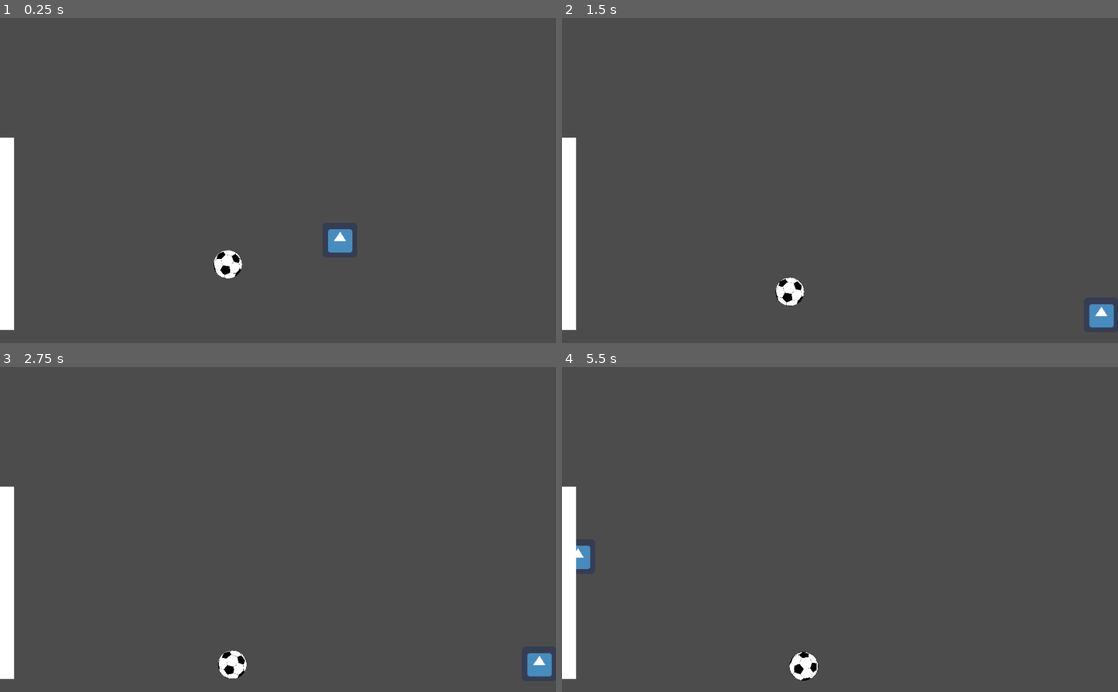
Above: before the commit, frames 1-4 (two rows, left to right).
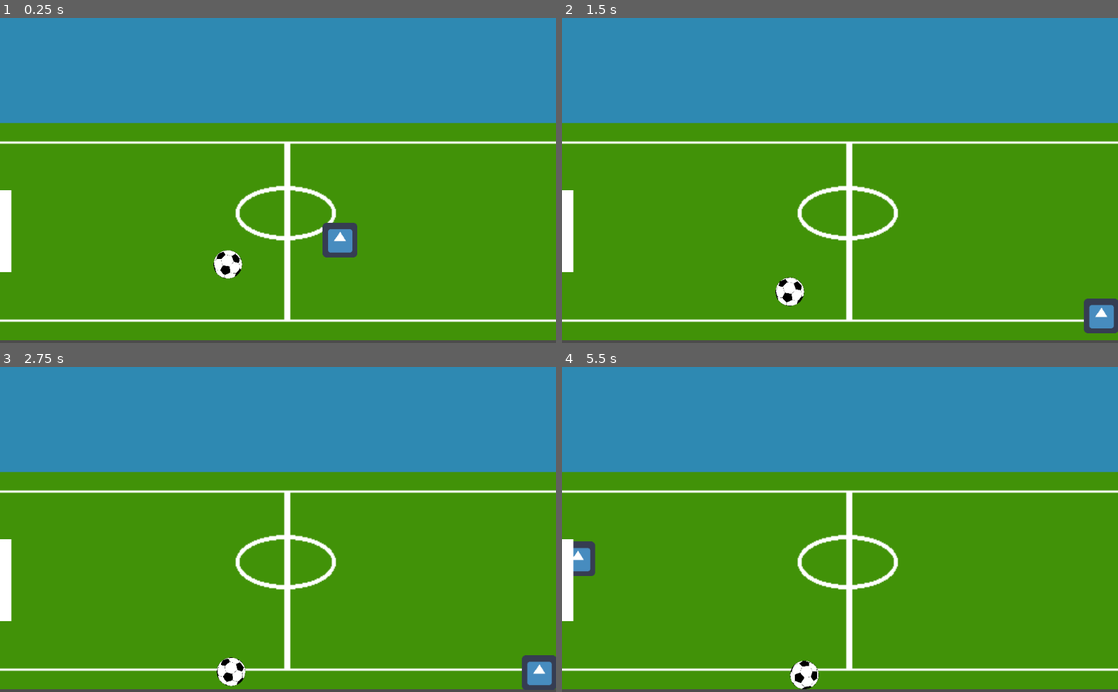
Above: after the commit, the same moments.

Repository: xDeviOfficial/foot-play
Game: Godot game, scene res://Game.tscn
Two runs of this game, one before a commit and one after it. Both use one fixed random seed, a clock stepped at 60 frames per second and the inputs below. The engine's default icon, where the game draws it, is replaced by a stand-in: a white triangle on a blue panel in a dark square.
Inputs:
- Up to frame 1 (0.25 s): no input
- Up to frame 2 (1.5 s): hold Right (ui_right) 0.53-1.28 s; hold Down (ui_down) from 1.28 s (still down)
- Up to frame 3 (2.75 s): release Down (ui_down) at 2.03 s; hold Right (ui_right) from 2.03 s (still down)
- Up to frame 4 (5.5 s): release Right (ui_right) at 2.78 s; hold Up (ui_up) 2.78-3.53 s; hold Left (ui_left) 3.53-5.03 s; hold Down (ui_down) from 5.03 s (still down)

The runs differ from the first frame. In frame 1, 98% of the frame differs, in the area x 0-100%, y 0-100%; in frame 2, 98%; in frame 3, 98%; in frame 4, 98%.

Commit message:
Add Textures

Diff:
--- a/Game.tscn
+++ b/Game.tscn
@@ -1,46 +1,58 @@
-[gd_scene load_steps=16 format=2]
+[gd_scene load_steps=18 format=2]
 
 [ext_resource path="res://Game.gd" type="Script" id=1]
-[ext_resource path="res://PlayerBody.gd" type="Script" id=2]
-[ext_resource path="res://icon.png" type="Texture" id=3]
-[ext_resource path="res://Ball.gd" type="Script" id=4]
-[ext_resource path="res://Soccerball.svg" type="Texture" id=5]
-[ext_resource path="res://GoalObject.gd" type="Script" id=6]
-[ext_resource path="res://Goal.png" type="Texture" id=7]
+[ext_resource path="res://sky.png" type="Texture" id=2]
+[ext_resource path="res://playArea.png" type="Texture" id=3]
+[ext_resource path="res://PlayerBody.gd" type="Script" id=4]
+[ext_resource path="res://icon.png" type="Texture" id=5]
+[ext_resource path="res://Ball.gd" type="Script" id=6]
+[ext_resource path="res://Soccerball.svg" type="Texture" id=7]
+[ext_resource path="res://GoalObject.gd" type="Script" id=8]
+[ext_resource path="res://Goal.png" type="Texture" id=9]
 
 [sub_resource type="RectangleShape2D" id=1]
 extents = Vector2( 30, 30 )
 
-[sub_resource type="PhysicsMaterial" id=8]
+[sub_resource type="PhysicsMaterial" id=2]
 bounce = 0.4
 
-[sub_resource type="CircleShape2D" id=2]
+[sub_resource type="CircleShape2D" id=3]
 radius = 26.0
 
-[sub_resource type="RectangleShape2D" id=3]
+[sub_resource type="RectangleShape2D" id=4]
 extents = Vector2( 614.039, 10 )
 
-[sub_resource type="RectangleShape2D" id=4]
+[sub_resource type="RectangleShape2D" id=5]
 extents = Vector2( 10, 399.617 )
 
-[sub_resource type="RectangleShape2D" id=5]
+[sub_resource type="RectangleShape2D" id=6]
 extents = Vector2( 820, 10 )
 
-[sub_resource type="RectangleShape2D" id=6]
+[sub_resource type="RectangleShape2D" id=7]
 extents = Vector2( 10, 395.632 )
 
-[sub_resource type="RectangleShape2D" id=7]
-extents = Vector2( 13.2819, 182.712 )
+[sub_resource type="RectangleShape2D" id=8]
+extents = Vector2( 13.2819, 88.4422 )
 
 [node name="PlayerScene" type="Node2D"]
 position = Vector2( 626.075, 409.97 )
 script = ExtResource( 1 )
 
+[node name="sky" type="Sprite" parent="."]
+position = Vector2( -93.9982, -300.568 )
+scale = Vector2( 1.86694, 1.20864 )
+texture = ExtResource( 2 )
+
+[node name="playArea" type="Sprite" parent="."]
+position = Vector2( -96.9414, -15.6308 )
+scale = Vector2( 1.86333, 2.00452 )
+texture = ExtResource( 3 )
+
 [node name="PlayerBody" type="KinematicBody2D" parent="."]
-script = ExtResource( 2 )
+script = ExtResource( 4 )
 
 [node name="Sprite" type="Sprite" parent="PlayerBody"]
-texture = ExtResource( 3 )
+texture = ExtResource( 5 )
 
 [node name="CollisionShape2D" type="CollisionShape2D" parent="PlayerBody"]
 position = Vector2( -1, 0 )
@@ -48,45 +60,45 @@
 
 [node name="Ball" type="RigidBody2D" parent="."]
 mass = 0.0867347
-physics_material_override = SubResource( 8 )
+physics_material_override = SubResource( 2 )
 gravity_scale = 0.5
-script = ExtResource( 4 )
+script = ExtResource( 6 )
 
 [node name="Sprite" type="Sprite" parent="Ball"]
 position = Vector2( -206.5, 43.5 )
 scale = Vector2( 0.11, 0.11 )
-texture = ExtResource( 5 )
+texture = ExtResource( 7 )
 
 [node name="CollisionShape2D" type="CollisionShape2D" parent="Ball"]
 position = Vector2( -205.005, 42 )
-shape = SubResource( 2 )
+shape = SubResource( 3 )
 
 [node name="StaticBody2D" type="StaticBody2D" parent="."]
 
 [node name="CollisionShape2D" type="CollisionShape2D" parent="StaticBody2D"]
-position = Vector2( -120.393, 178.393 )
-shape = SubResource( 3 )
+position = Vector2( -116.71, 194.354 )
+shape = SubResource( 4 )
 
 [node name="CollisionShape2D2" type="CollisionShape2D" parent="StaticBody2D"]
 position = Vector2( 406.138, -146.262 )
-shape = SubResource( 4 )
+shape = SubResource( 5 )
 
 [node name="CollisionShape2D3" type="CollisionShape2D" parent="StaticBody2D"]
 position = Vector2( -180.092, -421.148 )
-shape = SubResource( 5 )
+shape = SubResource( 6 )
 
 [node name="CollisionShape2D4" type="CollisionShape2D" parent="StaticBody2D"]
 position = Vector2( -638.038, -73.6336 )
-shape = SubResource( 6 )
+shape = SubResource( 7 )
 
 [node name="GoalObject" type="Area2D" parent="."]
-script = ExtResource( 6 )
+script = ExtResource( 8 )
 
 [node name="CollisionShape2D" type="CollisionShape2D" parent="GoalObject"]
-position = Vector2( -632.024, -12.9348 )
-shape = SubResource( 7 )
+position = Vector2( -623.43, -11.7071 )
+shape = SubResource( 8 )
 
 [node name="Sprite" type="Sprite" parent="GoalObject"]
-position = Vector2( -612.646, -11.4423 )
-scale = Vector2( 5.17892, 11.1053 )
-texture = ExtResource( 7 )
+position = Vector2( -617.557, -16.3533 )
+scale = Vector2( 5.17892, 4.73641 )
+texture = ExtResource( 9 )
Binary file added: playArea.png
Not shown, added: playArea.png.import
Binary file added: sky.png
Not shown, added: sky.png.import
